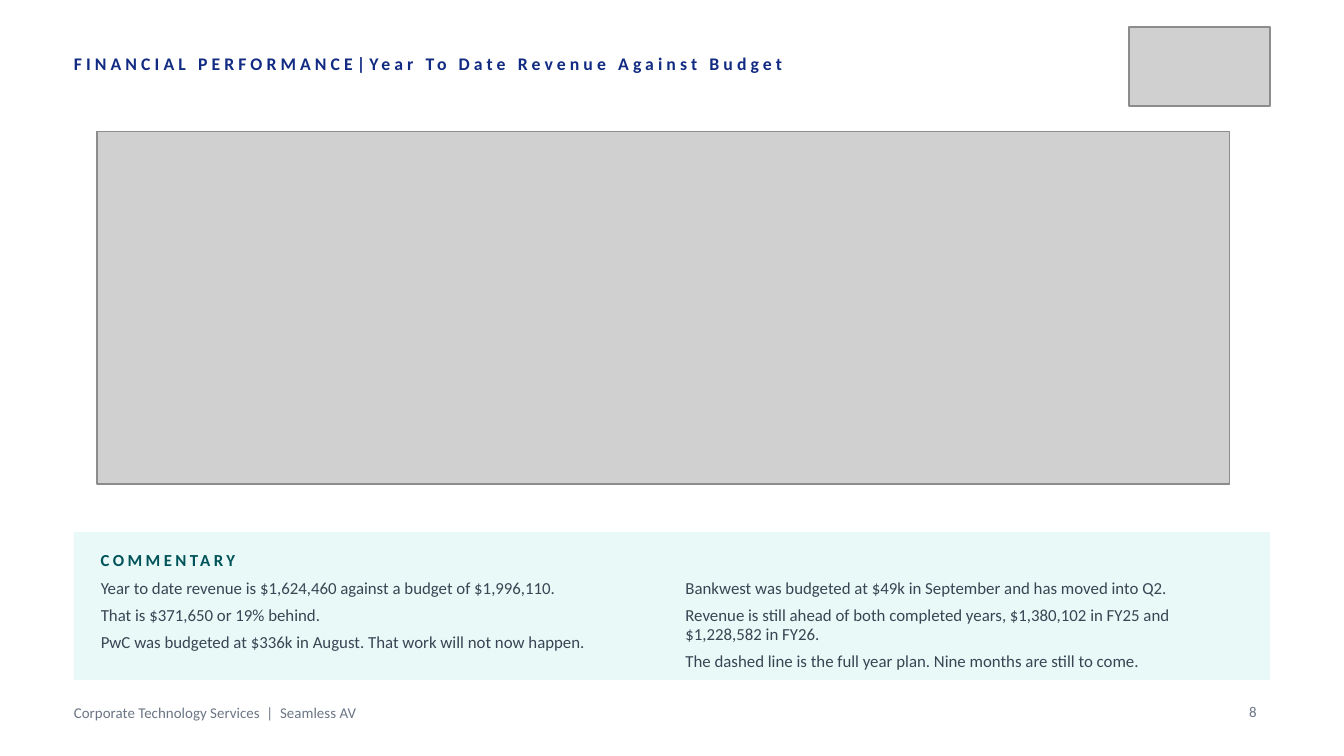
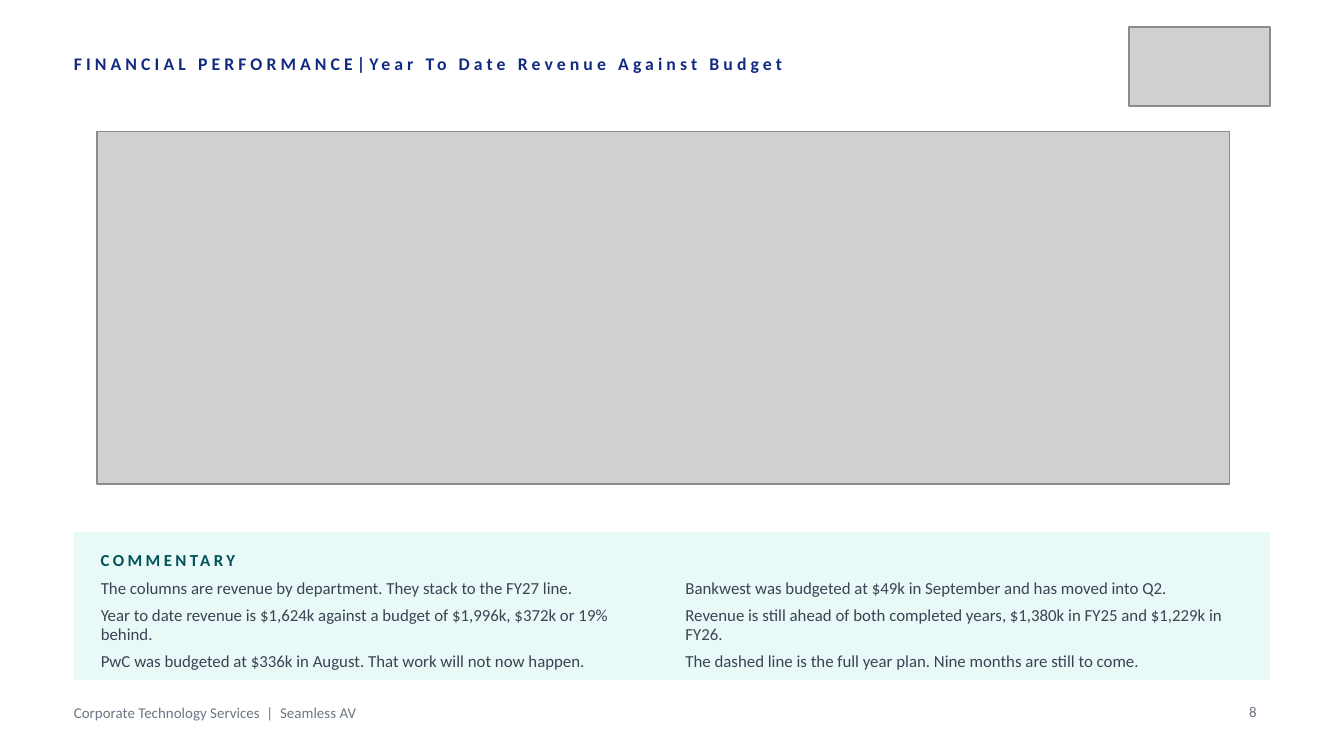
Before and after one commit to WesleyNelson-O33/Claude, a slide deck: slide 8 of deck/CTS Quarterly Business Review - Q1 FY2027.pptx. Drawn at 1344x756 pixels with LibreOffice and Linux fonts; fonts in the diff are those of the drawing; grey boxes stand for pictures. Boxes give left, top, right and bottom in pixels: in the first picture for what was removed or moved away, otherwise in the second. Text is boxed around its words. In the diff, an @@ line names an element or a change of style, - is before the commit and + after.

```diff
--- a/deck/CTS Quarterly Business Review - Q1 FY2027.pptx
+++ b/deck/CTS Quarterly Business Review - Q1 FY2027.pptx
@@ text at bbox=[101, 582, 607, 640]: text changed @@
-Year to date revenue is $1,624,460 against a budget of $1,996,110.
-That is $371,650 or 19% behind.
+The columns are revenue by department. They stack to the FY27 line.
+Year to date revenue is $1,624k against a budget of $1,996k, $372k or 19% behind.
@@ text at bbox=[685, 609, 1222, 640]: text changed @@
-Revenue is still ahead of both completed years, $1,380,102 in FY25 and $1,228,582 in FY26.
+Revenue is still ahead of both completed years, $1,380k in FY25 and $1,229k in FY26.
```
Also in this commit, not shown: 11 other slides changed, 4 other files.
